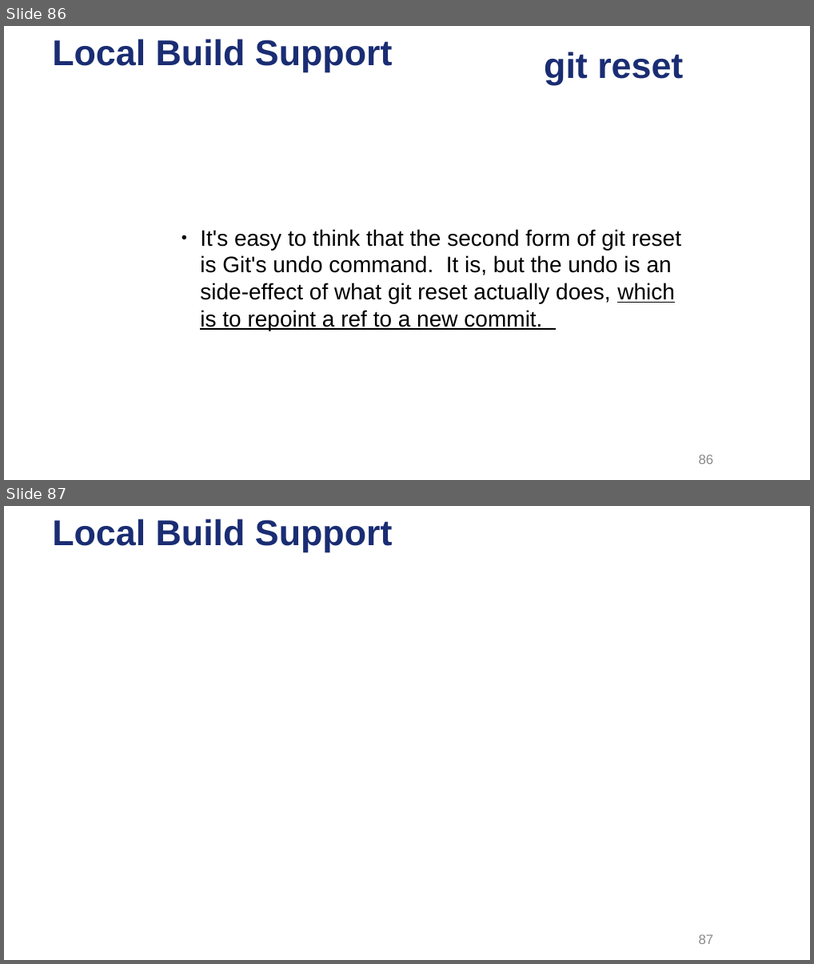
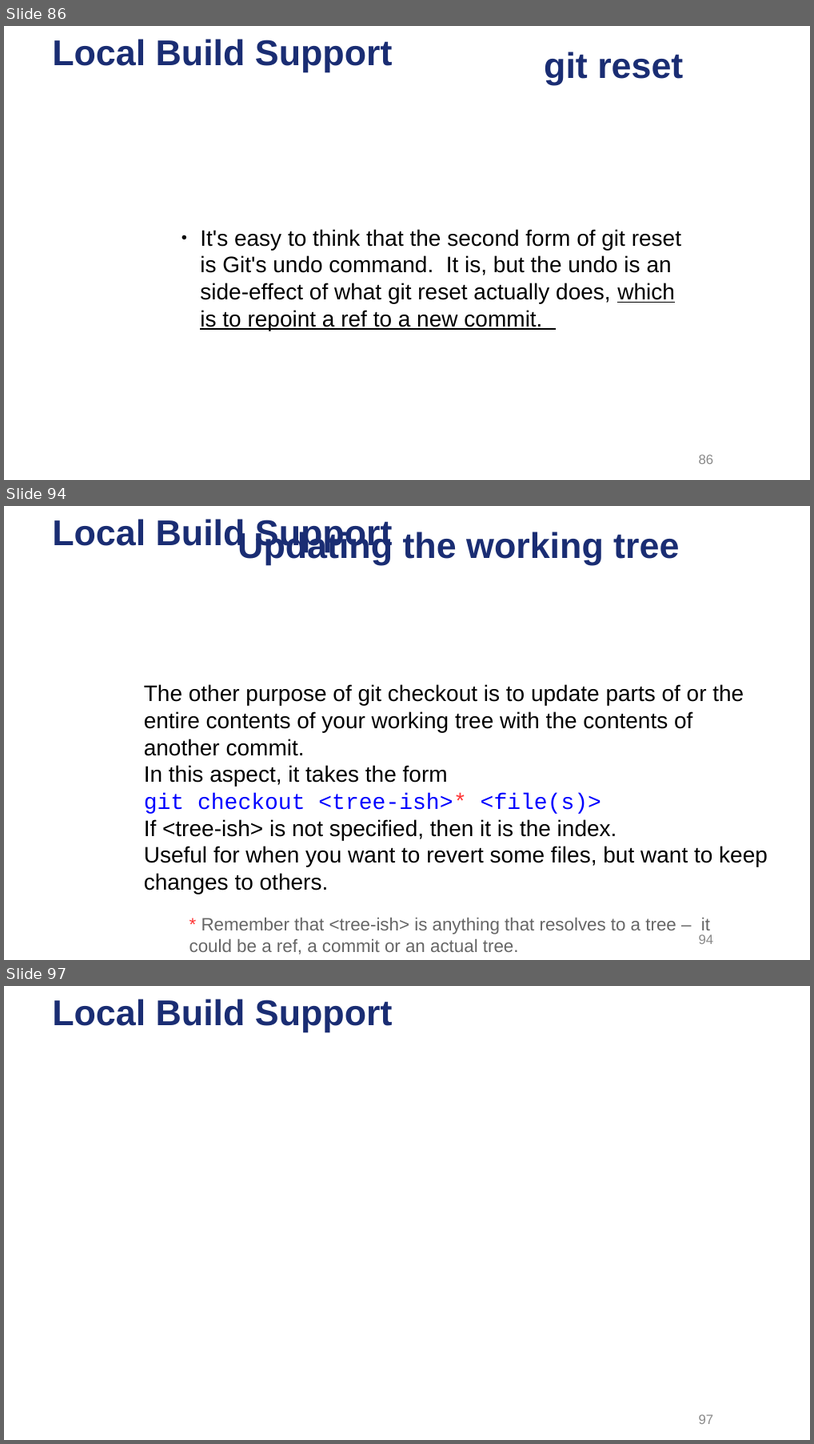
Before and after one commit to ysgard/git-presentation, a slide deck: Dive into Git.odp. Shown one above the other, each under a label of ours: slides 86 and 87 before the commit, slides 86, 94 and 97 after it; the slides between them are not shown. The pictures are 814x964 and 814x1444 pixels, drawn with LibreOffice and Linux fonts; fonts in the diff are those of the drawing; background and template pictures are left out. Boxes give left, top, right and bottom in pixels: in the first picture for what was removed or moved away, otherwise in the second. Text is boxed around its words. In the diff, an @@ line names an element or a change of style, - is before the commit and + after.

Commit message:
Up to checkout

```diff
--- a/Dive into Git.odp
+++ b/Dive into Git.odp
@@ slide 94 added at <box>4,506,810,960</box>, background picture (left out); not listed: 1 template element that a slide beside it also shows @@
@@ title added at <box>238,530,679,565</box>, 32 pt, text #1A2D73, bold @@
+Updating the working tree
@@ text added at <box>144,684,768,894</box>, 20 pt, text #000000 @@
+● The other purpose of git checkout is to update parts of or the entire contents of your working tree with the contents of another commit.
+● In this aspect, it takes the form
+● git checkout <tree-ish>* <file(s)>
+● If <tree-ish> is not specified, then it is the index.
+● Useful for when you want to revert some files, but want to keep changes to others.
@@ text added at <box>190,918,710,955</box>, 16 pt, text #666666 @@
+* Remember that <tree-ish> is anything that resolves to a tree – it
+could be a ref, a commit or an actual tree.
@@ page number added at <box>699,935,714,944</box>, 12 pt, text #898989 @@
+94
@@ what was slide 87 is now slide 97 @@
```
Also in this commit, not shown: 3 slides changed, 10 other slides added, 1 slide removed, 10 other files.
